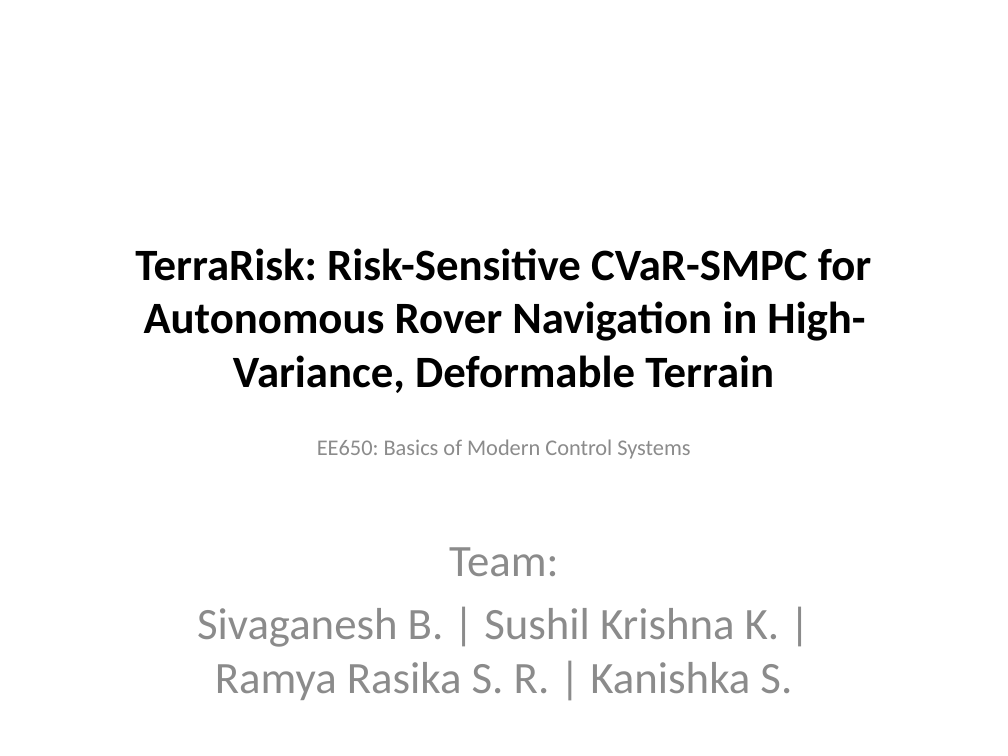
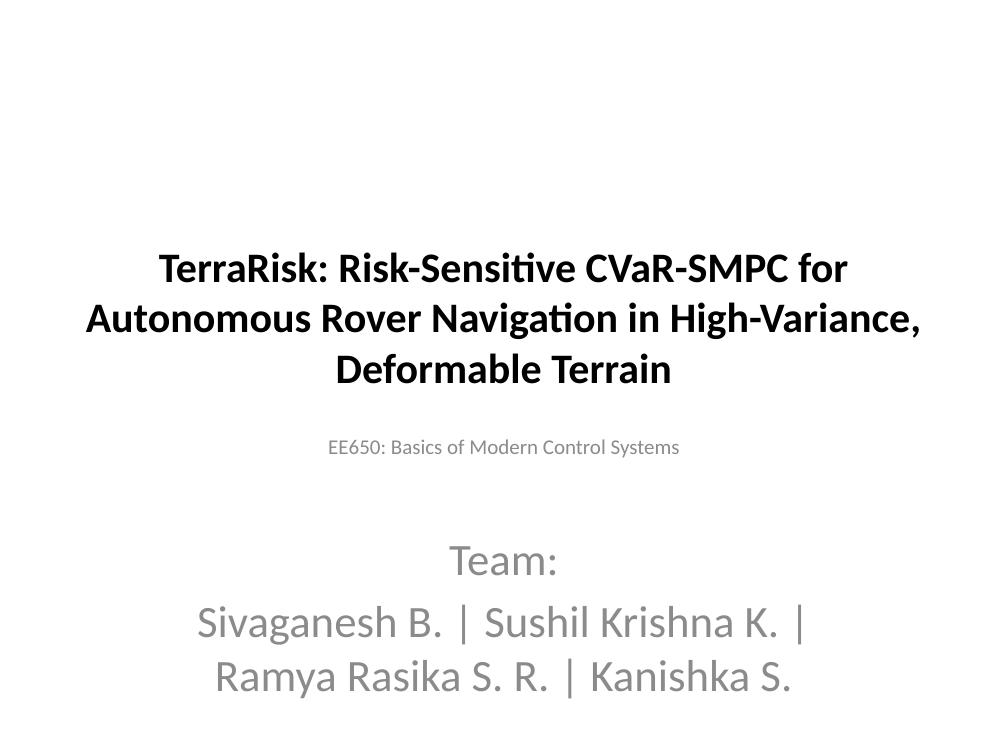
Before and after one commit to k-sushil78569/Terrarisk_EE650_Project, a slide deck: slide 1 of TerraRisk_Final_Presentation.pptx. Drawn at 1008x756 pixels with LibreOffice and Linux fonts; fonts in the diff are those of the drawing. Boxes give left, top, right and bottom in pixels: in the first picture for what was removed or moved away, otherwise in the second. Text is boxed around its words. In the diff, an @@ line names an element or a change of style, - is before the commit and + after.

```diff
--- a/TerraRisk_Final_Presentation.pptx
+++ b/TerraRisk_Final_Presentation.pptx
@@ title "TerraRisk: Risk-Sensitive CVaR-SMPC for Autonomous ..." at (x1=86, y1=252, x2=921, y2=384): size 32 to 30 pt @@
@@ subtitle at (x1=328, y1=439, x2=680, y2=458): size 16 to 15 pt in "EE650: Basics of Modern Control Systems" @@
```
Also in this commit, not shown: 6 other slides changed, 7 slides added, 2 slides removed, 12 other files.
